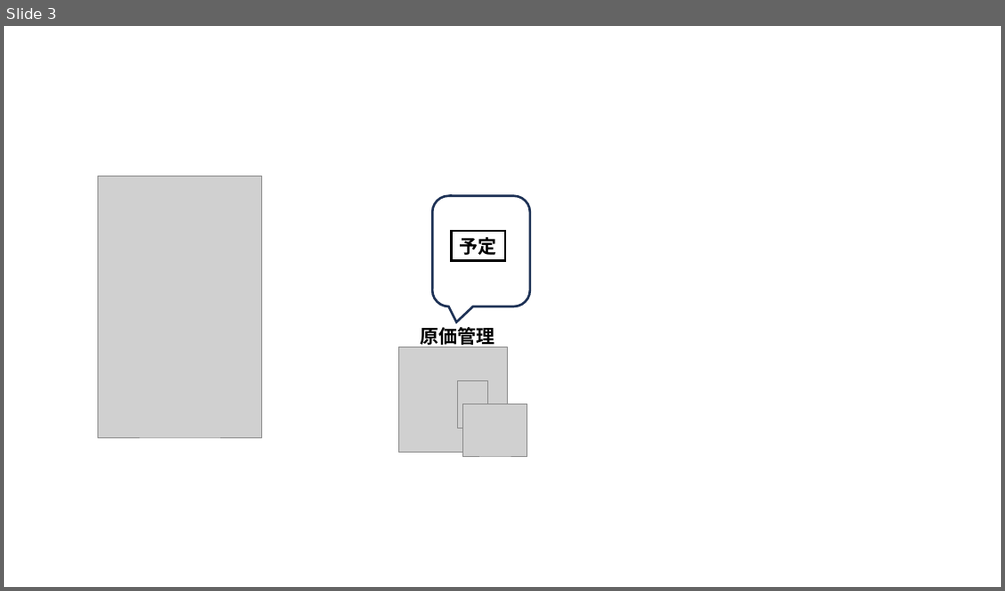
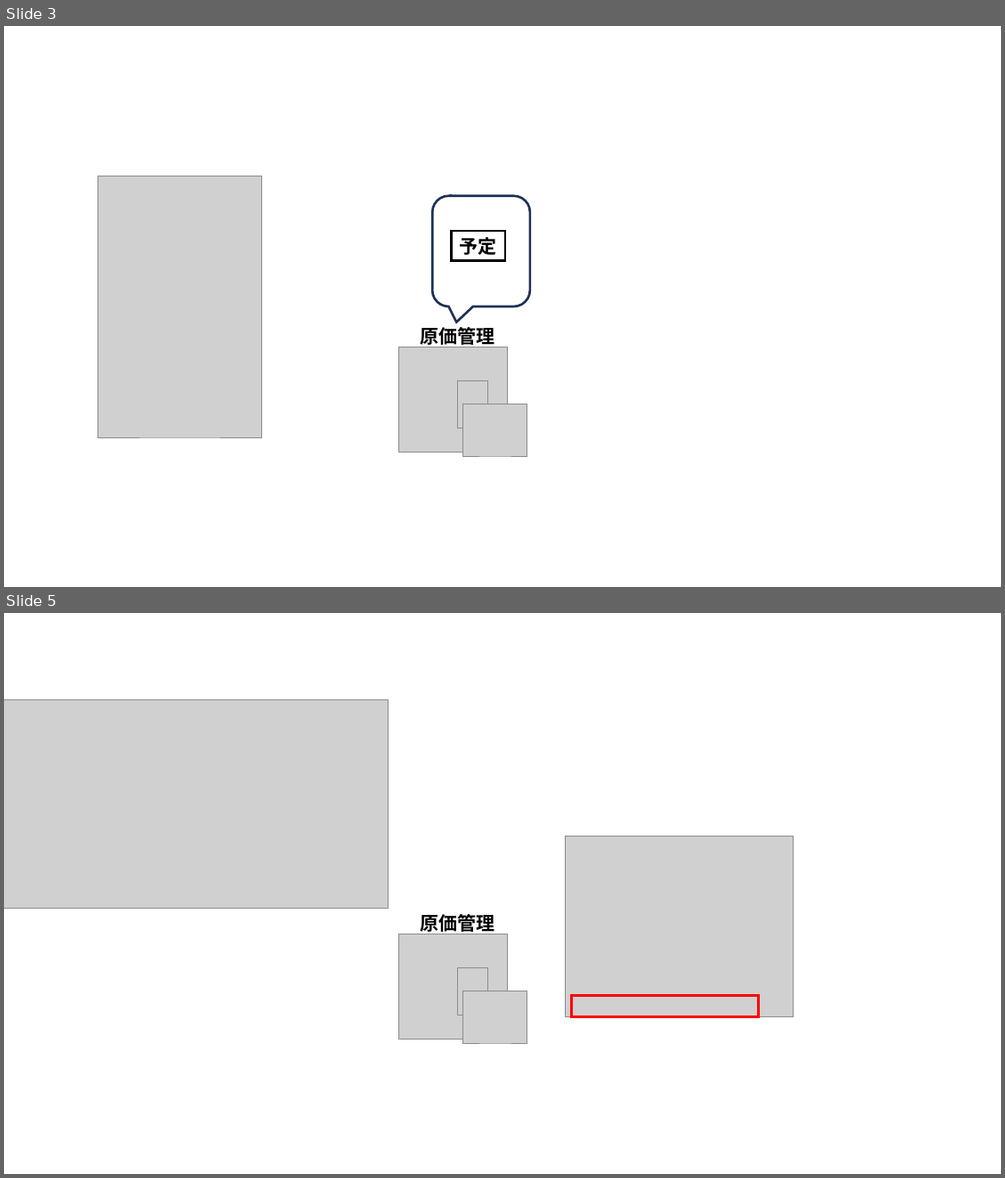
Before and after one commit to nishida2073/project_management, a slide deck: tool/macro/実績反映機能_マニュアル.pptx. Shown one above the other, each under a label of ours: slide 3 before the commit, slides 3 and 5 after it; the slides between them are not shown. The pictures are 1005x591 and 1005x1178 pixels, drawn with LibreOffice and Linux fonts; fonts in the diff are those of the drawing; grey boxes stand for pictures. Boxes give left, top, right and bottom in pixels: in the first picture for what was removed or moved away, otherwise in the second. Text is boxed around its words. In the diff, an @@ line names an element or a change of style, - is before the commit and + after.

```diff
--- a/tool/macro/実績反映機能_マニュアル.pptx
+++ b/tool/macro/実績反映機能_マニュアル.pptx
@@ slide 5 added at [4,613,1001,1174], background #FFFFFF @@
@@ picture added at [4,699,388,908] @@
@@ picture added at [566,835,793,1017] @@
@@ group added at [399,911,527,1043]: 3 pictures, 1 text @@
+原価管理
@@ rectangle added at [572,996,759,1017], outline #FF0000 2.25 pt @@
```
Also in this commit, not shown: 4 other slides added, 4 other files.
